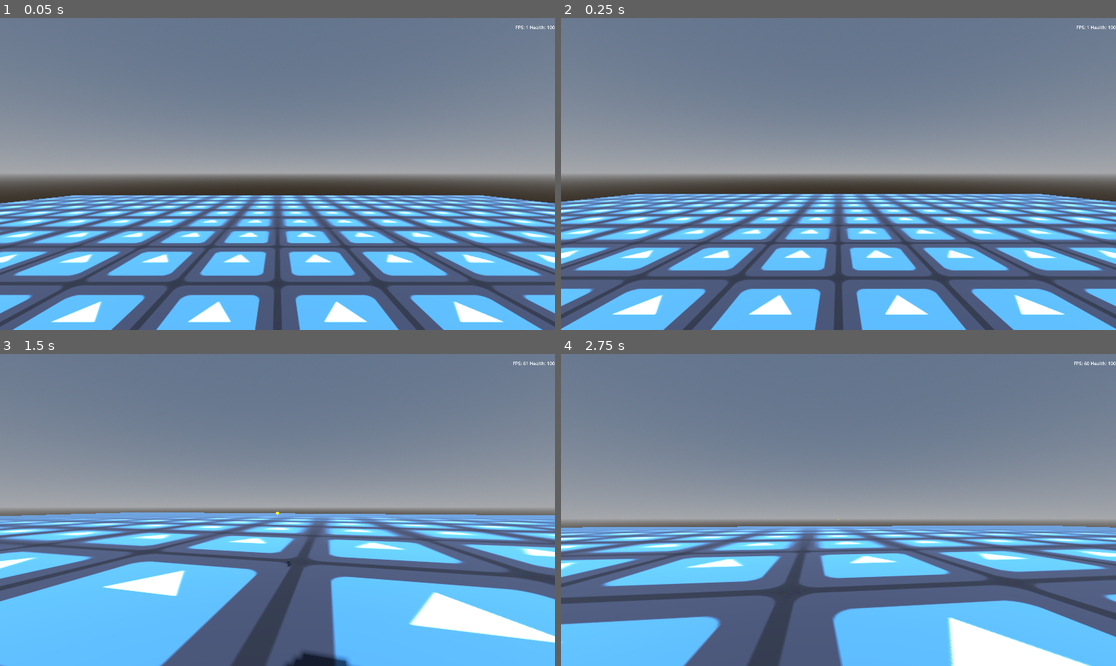
Above: before the commit, frames 1-4 (two rows, left to right).
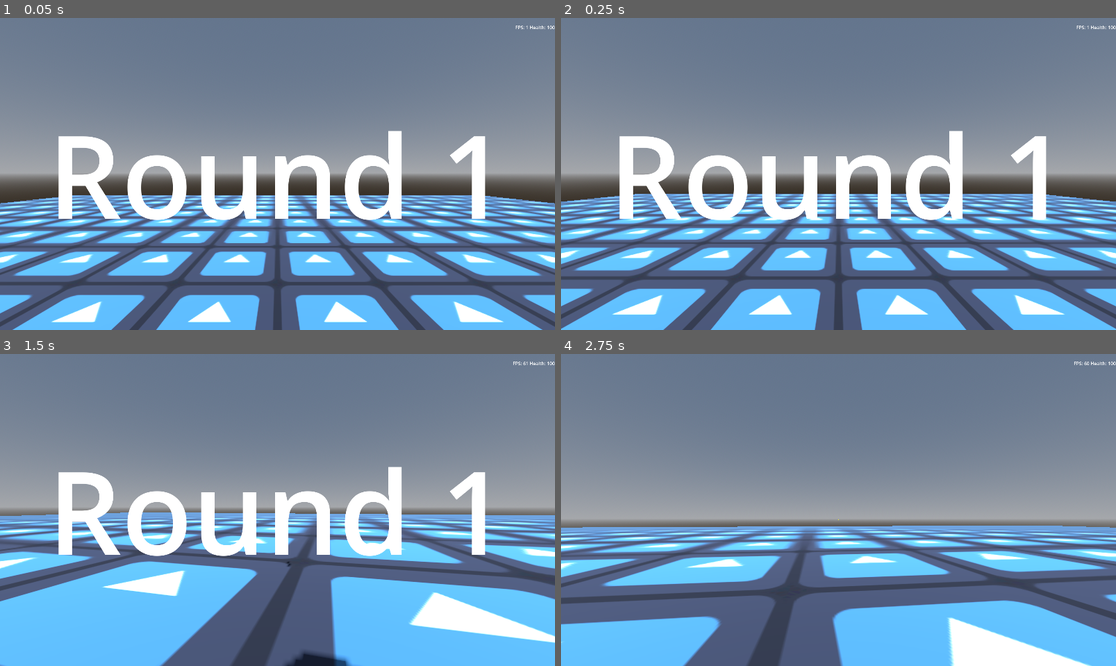
Above: after the commit, the same moments.

Repository: mahdiG/zombool
Game: Godot game, scene res://game.tscn
Same seed, same stepped clock (60 frames per second), same inputs: the game is played once before the commit and once after it. The engine's default icon, where the game draws it, is replaced by a stand-in: a white triangle on a blue panel in a dark square.
Inputs (mouse positions are in pixels of both pictures, inside the frame that each line leads up to):
- Up to frame 1 (0.05 s): no input
- Up to frame 2 (0.25 s): no input
- Up to frame 3 (1.5 s): move the mouse to (305, 510) at 0.52 s; press the mouse at (305, 510) at 0.53 s; hold W (move_forward) from 0.53 s (still down); tap Space (jump) at 0.77 s; move the mouse to (249, 510) at 1.27 s; release the mouse at (249, 510) at 1.28 s; click (249, 510) at 1.35 s
- Up to frame 4 (2.75 s): keep holding W (move_forward); tap Space (jump) at 1.52 s; move the mouse to (849, 503) at 2.02 s; press the mouse at (849, 503) at 2.03 s

The runs differ from the first frame. In frame 1, 7.3% of the frame differs, in the area x 10-88%, y 36-65%; in frame 2, 7.3%; in frame 3, 7.2%; in frame 4, nothing differs.

Commit message:
player can play next rounds

Diff:
--- a/game.gd
+++ b/game.gd
@@ -3,11 +3,13 @@
 @export var zombie_scene: PackedScene
 @export var max_zombies := 10
 
-@onready var spawn_timer: Timer = $SpawnTimer
+@onready var enemy_spawn_timer: Timer = $EnemySpawnTimer
 @onready var spawn_location: PathFollow3D = $SpawnPath/SpawnLocation
 @onready var player: CharacterBody3D = $Player
 @onready var fps_label: Label = $DebugStats/DebugContainer/FpsLabel
 @onready var health_label: Label = $DebugStats/DebugContainer/HealthLabel
+@onready var big_center_label: Label = $CenterContainer/BigCenterLabel
+@onready var big_center_label_timer: Timer = $BigCenterLabelTimer
 
 var zombies_spawned := 0
 var zombies_dead := 0
@@ -15,12 +17,21 @@
 
 # Called when the node enters the scene tree for the first time.
 func _ready() -> void:
-	pass # Replace with function body.
-
+	player.died.connect(_on_player_died)
+	start_round()
 
 # Called every frame. 'delta' is the elapsed time since the previous frame.
 func _process(_delta: float) -> void:
 	fps_label.text = "FPS: %d" % Engine.get_frames_per_second()
+
+func start_round() -> void:
+	big_center_label.text = "Round %d" % current_round
+	big_center_label.visible = true
+	big_center_label_timer.start()
+	zombies_spawned = 0
+	zombies_dead = 0
+	max_zombies += 10
+	enemy_spawn_timer.start()
 
 func spawn_zombie() -> void:
 	var zombie := zombie_scene.instantiate()
@@ -34,9 +45,10 @@
 	add_child(zombie)
 
 
-func _on_spawn_timer_timeout() -> void:
+
+func _on_enemy_spawn_timer_timeout() -> void:
 	if zombies_spawned >= max_zombies:
-		spawn_timer.stop()
+		enemy_spawn_timer.stop()
 		return
 
 	#print("timer timedout")
@@ -49,4 +61,14 @@
 func _on_zombie_died() -> void:
 	zombies_dead += 1
 	if zombies_dead == max_zombies:
-		print("finished round")
+		current_round += 1
+		start_round()
+
+func _on_big_center_label_timer_timeout() -> void:
+	big_center_label.visible = false
+
+func _on_player_died() -> void:
+	big_center_label.text = "You died!"
+	big_center_label.visible = true
+	enemy_spawn_timer.stop()
+	big_center_label_timer.start()
--- a/game.tscn
+++ b/game.tscn
@@ -62,7 +62,7 @@
 [node name="SpawnLocation" type="PathFollow3D" parent="SpawnPath"]
 transform = Transform3D(-0.009852031, 0, -0.999949, 0, 1, 0, 0.999949, 0, -0.009852031, -44.7783, 0, -43.5089)
 
-[node name="SpawnTimer" type="Timer" parent="."]
+[node name="EnemySpawnTimer" type="Timer" parent="."]
 wait_time = 1.421
 autostart = true
 
@@ -116,5 +116,23 @@
 size_flags_vertical = 1
 text = "Health: 100"
 
+[node name="CenterContainer" type="CenterContainer" parent="."]
+anchors_preset = 15
+anchor_right = 1.0
+anchor_bottom = 1.0
+grow_horizontal = 2
+grow_vertical = 2
+pivot_offset = Vector2(5.915, 0)
+
+[node name="BigCenterLabel" type="Label" parent="CenterContainer"]
+layout_mode = 2
+theme_override_font_sizes/font_size = 400
+text = "Round 1"
+
+[node name="BigCenterLabelTimer" type="Timer" parent="."]
+wait_time = 2.0
+one_shot = true
+
 [connection signal="took_damage" from="Player" to="." method="_on_player_took_damage"]
-[connection signal="timeout" from="SpawnTimer" to="." method="_on_spawn_timer_timeout"]
+[connection signal="timeout" from="EnemySpawnTimer" to="." method="_on_enemy_spawn_timer_timeout"]
+[connection signal="timeout" from="BigCenterLabelTimer" to="." method="_on_big_center_label_timer_timeout"]
--- a/player.gd
+++ b/player.gd
@@ -1,7 +1,7 @@
 extends CharacterBody3D
 
 signal took_damage(old_health, new_health)
-signal player_died(old_health, new_health)
+signal died()
 
 
 # constants
@@ -79,3 +79,4 @@
 
 func die() -> void:
 	print("player died!")
+	died.emit()
Not shown, added: TODO.txt
